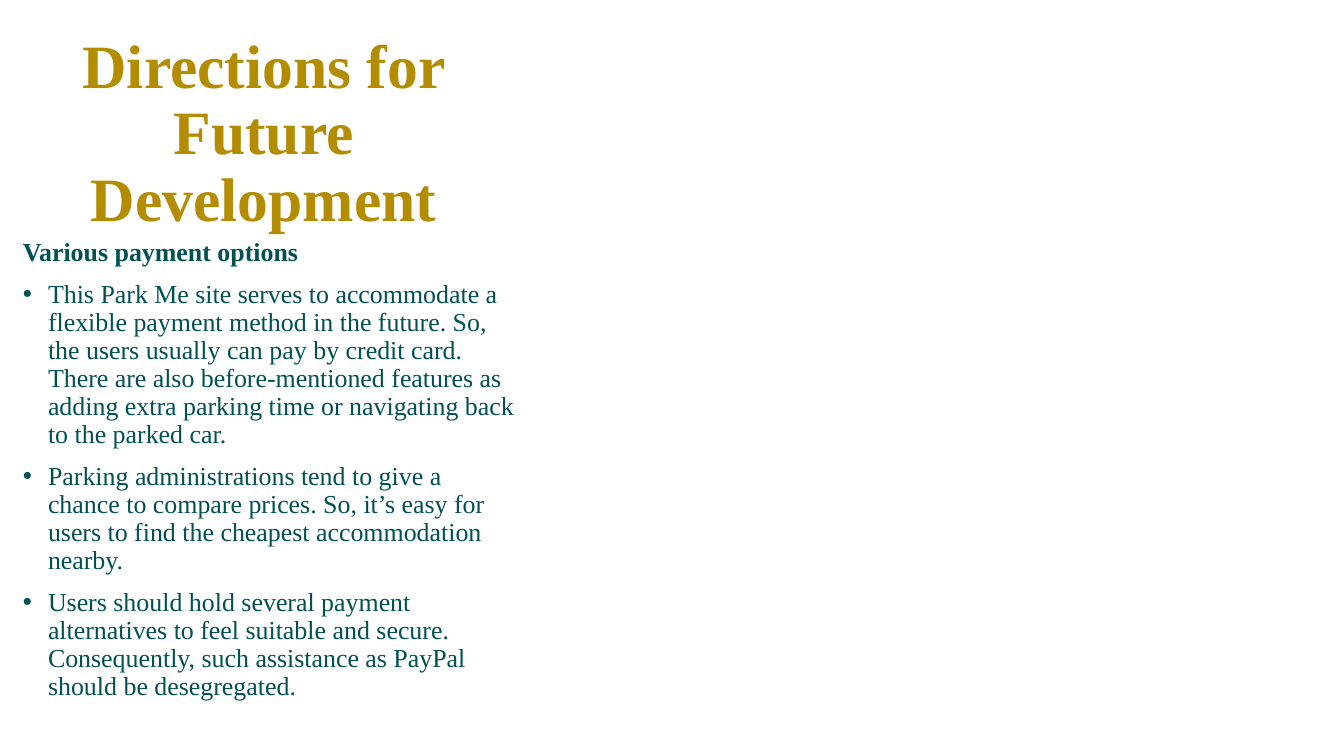
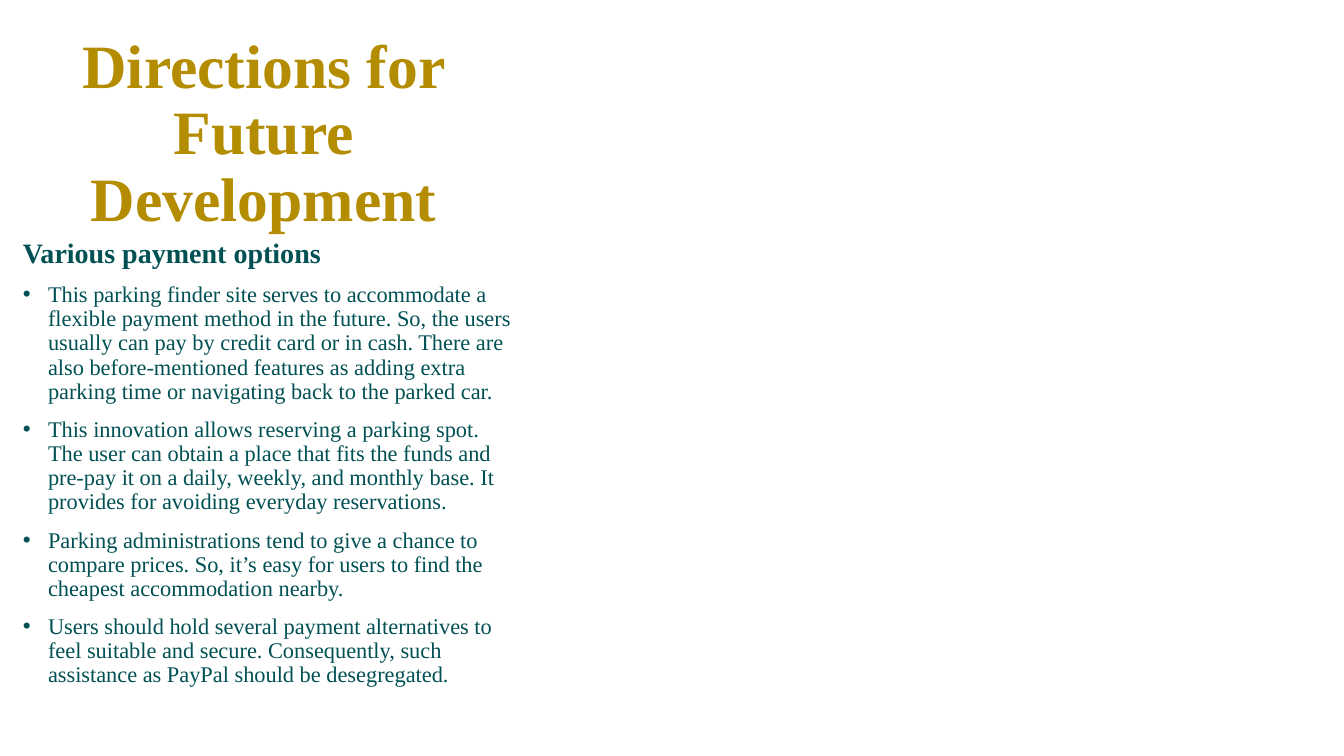
Before and after one commit to Yousiadel/Park-Me-Site, a slide deck: slide 12 of Project 1 for Group2 Parking Site.pptx. Drawn at 1344x756 pixels with LibreOffice and Linux fonts; fonts in the diff are those of the drawing; background and template pictures are left out. Boxes give left, top, right and bottom in pixels: in the first picture for what was removed or moved away, otherwise in the second. Text is boxed around its words. In the diff, an @@ line names an element or a change of style, - is before the commit and + after.

```diff
--- a/Project 1 for Group2 Parking Site.pptx
+++ b/Project 1 for Group2 Parking Site.pptx
@@ text at [23, 243, 491, 663]: size 18.5 to 20 pt in "Various payment options"; size 18.5 to 16 pt in "Parking administrations tend to give a chance ...", "Users should hold several payment alternatives to ..." @@
@@ text at [48, 286, 511, 514]: text changed; size 18.5 to 16 pt @@
-• This Park Me site serves to accommodate a flexible payment method in the future. So, the users usually can pay by credit card. There are also before-mentioned features as adding extra parking time or navigating back to the parked car.
+• This parking finder site serves to accommodate a flexible payment method in the future. So, the users usually can pay by credit card or in cash. There are also before-mentioned features as adding extra parking time or navigating back to the parked car.
+• This innovation allows reserving a parking spot. The user can obtain a place that fits the funds and pre-pay it on a daily, weekly, and monthly base. It provides for avoiding everyday reservations.
```
Also in this commit, not shown: 7 other slides changed.
